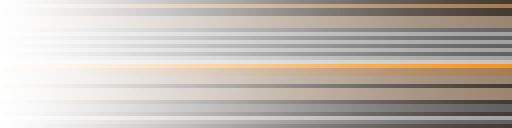
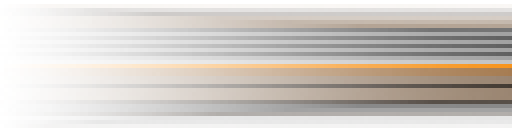
Revision of a layered 512x128 image; what changed, layer by layer:
added layer "edge faded" above "Layer 2" over [56, 4, 512, 128]
hid "Layer 2" over [12, 0, 512, 128]
